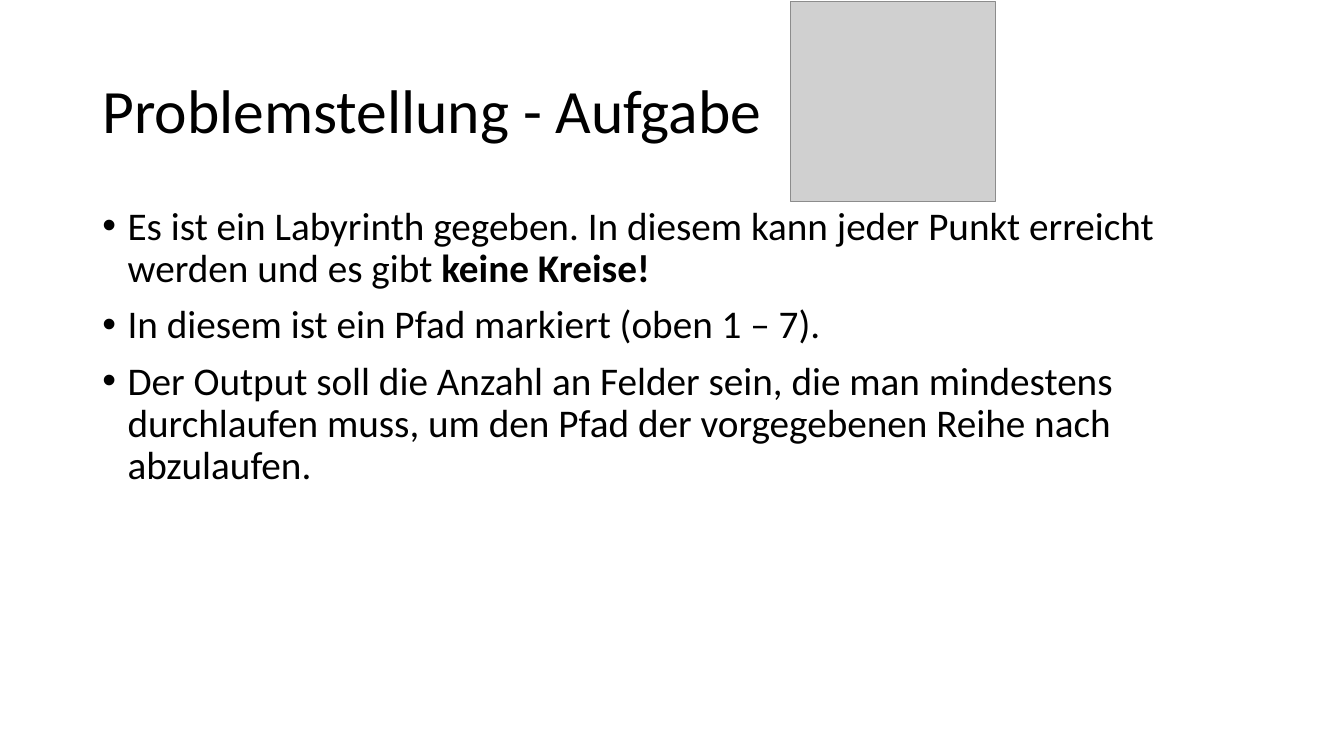
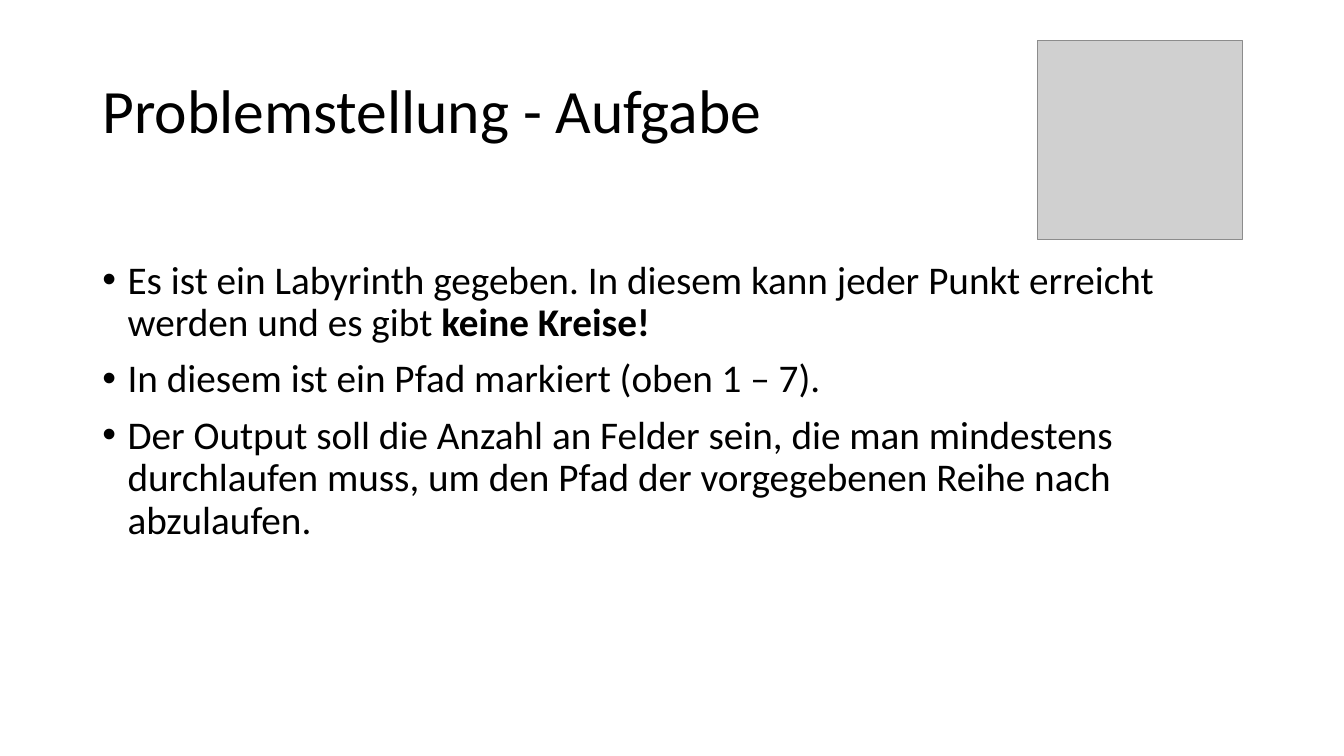
Before and after one commit to EiS94/Programmierwettbewerb, a slide deck: slide 3 of Präsentation/Präsentation.pptx. Drawn at 1344x756 pixels with LibreOffice and Linux fonts; fonts in the diff are those of the drawing; grey boxes stand for pictures. Boxes give left, top, right and bottom in pixels: in the first picture for what was removed or moved away, otherwise in the second. Text is boxed around its words. In the diff, an @@ line names an element or a change of style, - is before the commit and + after.

```diff
--- a/Präsentation/Präsentation.pptx
+++ b/Präsentation/Präsentation.pptx
@@ picture: place and size @@
-picture at [790,2,995,202]
+picture at [1037,40,1242,240]
@@ text "Es ist ein Labyrinth gegeben. ...": place and size @@
-text "Es ist ein Labyrinth gegeben. ..." at [128,212,1154,480]
+text "Es ist ein Labyrinth gegeben. ..." at [128,266,1154,535]
```
Also in this commit, not shown: 5 slides added, 1 slide removed, 8 other files.
